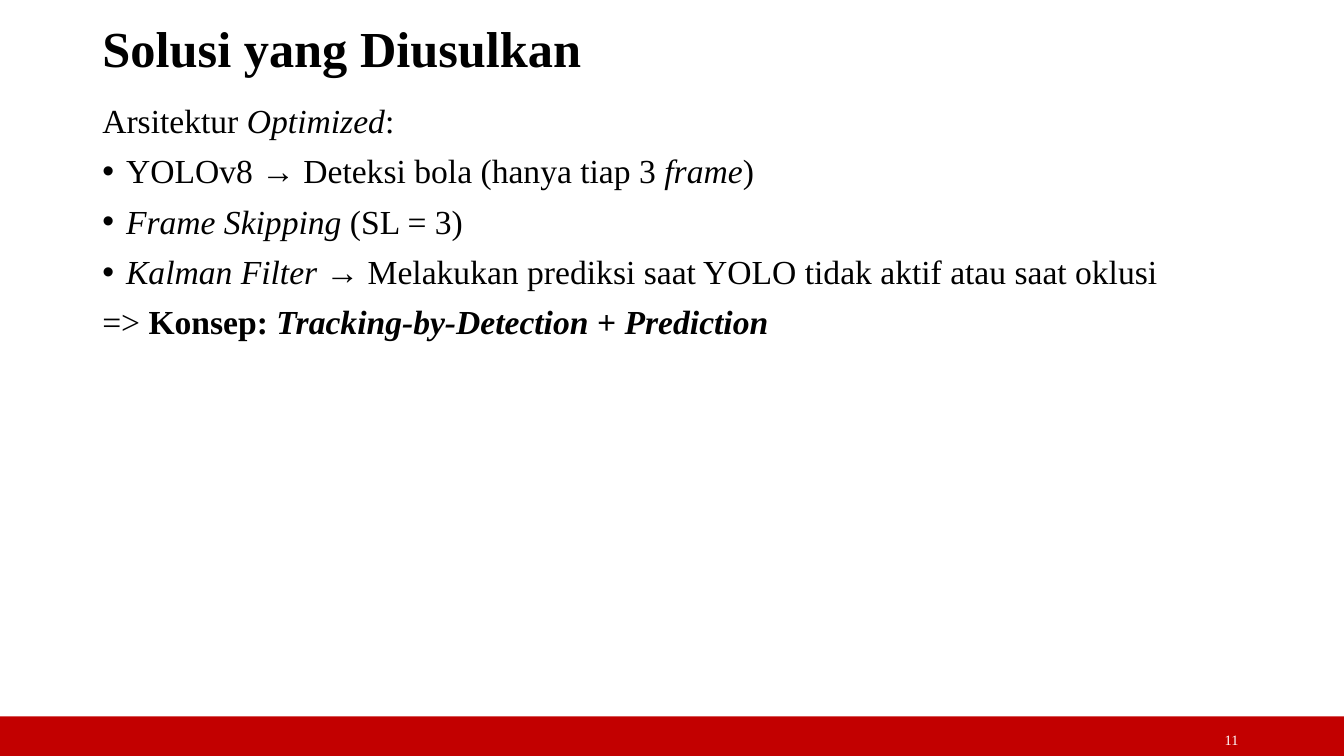
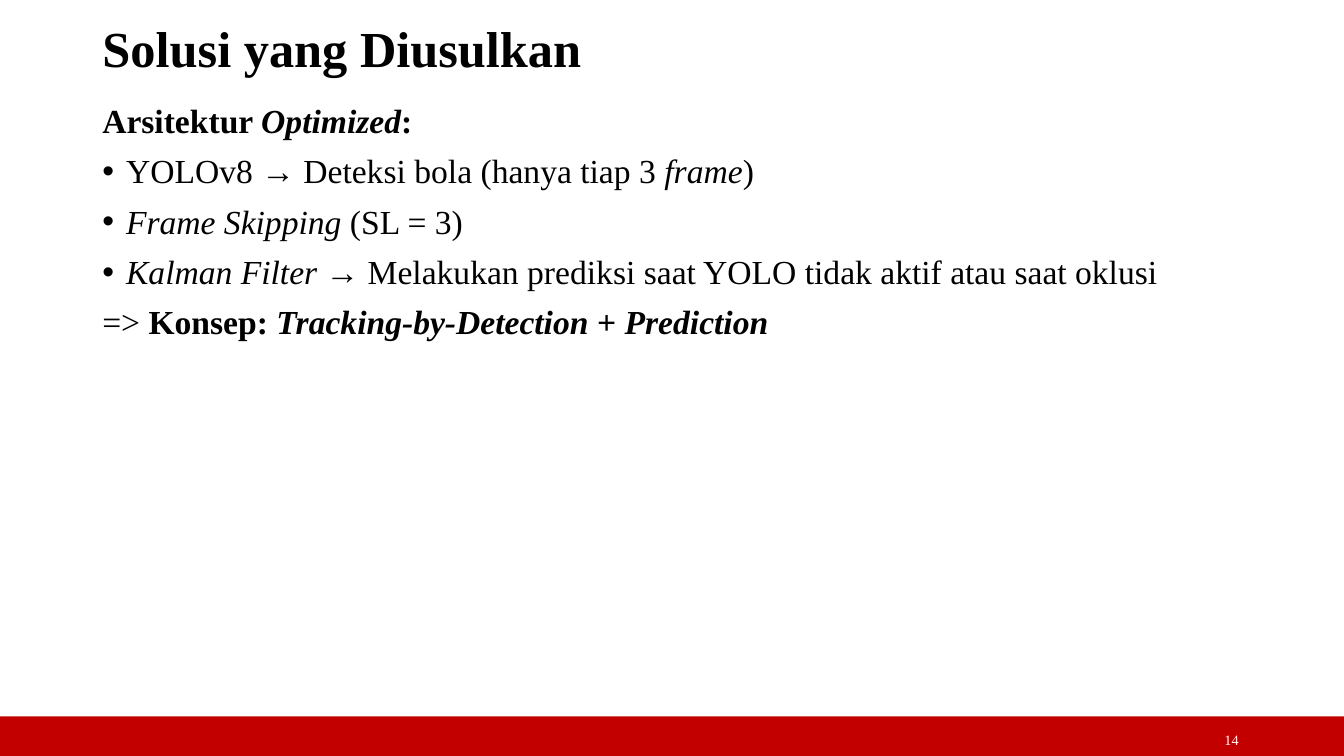
Before and after one commit to freack21/myTA, a slide deck: slide 14 of laporan/slide_semhas.ppt (slide 11 before the commit). Drawn at 1344x756 pixels with LibreOffice and Linux fonts; fonts in the diff are those of the drawing. Boxes give left, top, right and bottom in pixels: in the first picture for what was removed or moved away, otherwise in the second. Text is boxed around its words. In the diff, an @@ line names an element or a change of style, - is before the commit and + after.

```diff
--- a/laporan/slide_semhas.ppt
+++ b/laporan/slide_semhas.ppt
@@ text at (102,109,412,140): bold on in "Arsitektur Optimized:" @@
@@ page number at (1224,735,1238,745): text changed @@
-11
+14
```
Also in this commit, not shown: 4 other slides changed, 4 slides added, 2 other files.
